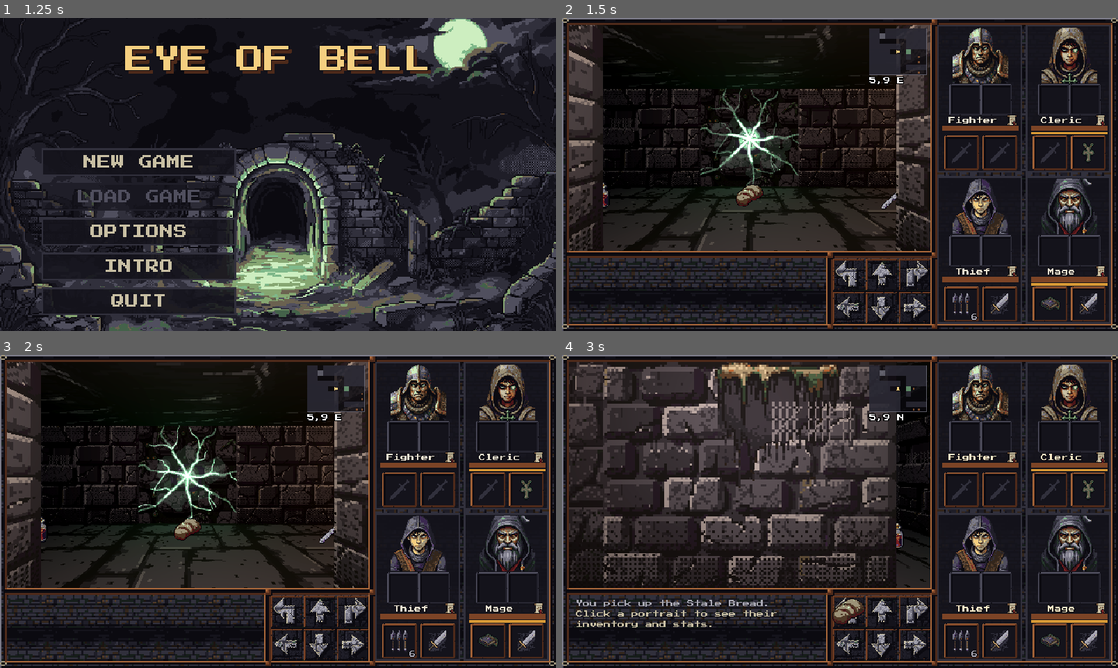
Above: before the commit, frames 1-4 (two rows, left to right).
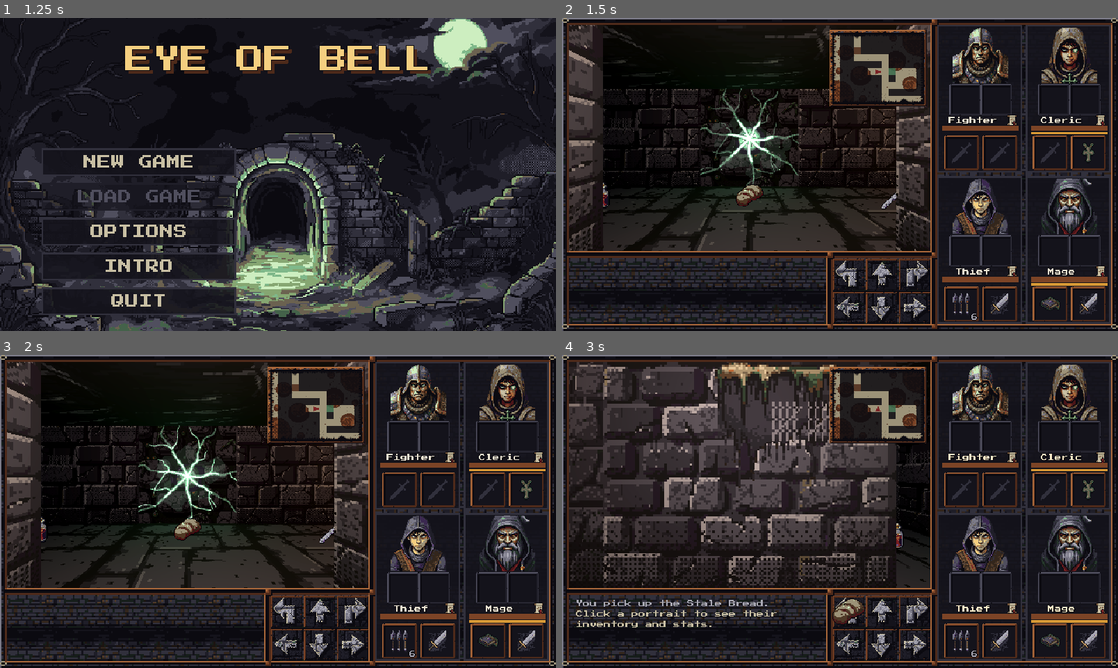
Above: after the commit, the same moments.

Repository: XrNrX/eye-of-bell
Game: Godot game, scene res://scenes/main_menu.tscn
The game is run twice, just before and just after one commit, with the same random seed, the same clock (stepped at 60 frames per second) and the same inputs. Sound files missing from this copy of the repository are replaced by a short silence.
Inputs (mouse positions are in pixels of both pictures, inside the frame that each line leads up to):
- Up to frame 1 (1.25 s): tap Enter at 0.5 s; move the mouse to (400, 158) at 0.52 s; hold Right (ui_right) from 0.53 s (still down); tap Tab at 0.6 s; click (400, 158) at 0.67 s
- Up to frame 2 (1.5 s): release Right (ui_right) at 1.25 s; click "NEW GAME" at 1.25 s
- Up to frame 3 (2 s): no input
- Up to frame 4 (3 s): drag from (751, 473) to (812, 574) at 2.02 s; click (851, 611) at 2.77 s

Frame 1 is identical in both runs. In frame 2, 2.8% of the frame differs, in the area x 48-66%, y 3-29%; in frame 3, 2.8%; in frame 4, 3.0%.

Commit message:
Map panel: stained torn parchment in a rusted iron frame (PixelLab), ink-style cells, no monsters on the map, coordinates hidden behind Shift+Tab
Co-Authored-By: Claude Sonnet 5.5 <noreply@anthropic.com>

Diff:
--- a/scenes/debug_overlay.tscn
+++ b/scenes/debug_overlay.tscn
@@ -8,10 +8,10 @@
 script = ExtResource("1_overlay")
 
 [node name="Box" type="VBoxContainer" parent="."]
-offset_left = 354.0
-offset_top = 12.0
+offset_left = 308.0
+offset_top = 14.0
 offset_right = 420.0
-offset_bottom = 78.0
+offset_bottom = 102.0
 mouse_filter = 2
 theme_override_constants/separation = 2
 
--- a/scripts/debug_overlay.gd
+++ b/scripts/debug_overlay.gd
@@ -14,14 +14,18 @@
 
 
 func _ready() -> void:
-	visible = true  # On by default (Tab hides and shows it).
+	visible = true  # The map is on by default (Tab hides and shows it).
+	label.visible = false  # The coordinates are debug only: Shift+Tab.
 	minimap.player = player
 
 
 func _unhandled_input(event: InputEvent) -> void:
 	if event is InputEventKey and event.pressed and not event.echo \
 			and event.physical_keycode == KEY_TAB:
-		visible = not visible
+		if event.shift_pressed:
+			label.visible = not label.visible  # Coordinates and facing, for debugging.
+		else:
+			visible = not visible
 
 
 func _process(_delta: float) -> void:
--- a/scripts/minimap.gd
+++ b/scripts/minimap.gd
@@ -1,14 +1,20 @@
 extends Control
-## A small, slightly see-through map of the cells around the player, with the player always in the
-## middle (north is up) and a triangle for the way they face. Drawn by debug_overlay.gd on Tab.
-## Everything is palette colours; the cell size is even so it lines up with the 2x pixel grid.
+## The in-world map: the cells around the player, with the player always in the middle (north is up) and a
+## triangle for the way they face, inked on a torn parchment inside a small rusted iron frame
+## (art/ui/map_parchment.png and map_frame.png from tools/art/gen_map_art.py, native pixels).
+## STAGE 1 (frame and parchment only): the cells are still the plain ones, drawn as ink; fog of war, the icons
+## and the full-screen map come next. Drawn by debug_overlay.gd on Tab. Everything is palette colours.
 
 const DungeonMap := preload("res://scripts/dungeon_map.gd")
 
-const CELL_PX := 6                 # One map cell, in 640x360 pixels.
-const COLS := 11                   # How many cells wide and tall the window shows (odd: the player is in the middle).
-const ROWS := 9
-const ALPHA := 0.72                # Translucency of everything in the map.
+const PARCHMENT := preload("res://art/ui/map_parchment.png")
+const FRAME := preload("res://art/ui/map_frame.png")
+const BORDER := 4                  # Thickness of the iron frame, in pixels.
+
+const CELL_PX := 8                 # One map cell, in 640x360 pixels.
+const COLS := 13                   # How many cells wide and tall the window shows (odd: the player is in the middle).
+const ROWS := 10
+const ALPHA := 0.85                # Ink is slightly thinned so the paper shows through.
 
 const INK := Color("0b0a10")
 const STONE_700 := Color("31303c")
@@ -17,14 +23,17 @@
 const RUST_300 := Color("a8673a")
 const RUST_500 := Color("7c4426")
 const TORCH_500 := Color("d99a36")
-const CURSE_500 := Color("7fb88a")  # Palette curse_500: a corrupted wall.
+const CURSE_700 := Color("3a6b4c")  # Palette curse_700: a corrupted wall.
+const RUST_700 := Color("4e2a1a")
+const BLOOD_500 := Color("7a2224")
 const TORCH_300 := Color("f5cf80")
 
 var player: Node3D  # Assigned by debug_overlay.gd.
 
 
 func _ready() -> void:
-	custom_minimum_size = Vector2(COLS, ROWS) * CELL_PX
+	custom_minimum_size = FRAME.get_size()
+	texture_filter = CanvasItem.TEXTURE_FILTER_NEAREST
 	clip_contents = true
 
 
@@ -33,10 +42,13 @@
 
 
 func _draw() -> void:
-	draw_rect(Rect2(Vector2.ZERO, size), _a(INK))
+	draw_rect(Rect2(Vector2.ZERO, size), INK)  # Behind the torn edges of the paper.
+	draw_texture(PARCHMENT, Vector2(BORDER, BORDER))
 	if player == null:
+		draw_texture(FRAME, Vector2.ZERO)
 		return
 	var origin: Vector2i = player.cell - Vector2i(COLS / 2, ROWS / 2)  # Map cell drawn in the top-left corner.
+	draw_set_transform(Vector2(BORDER, BORDER))
 	for row in ROWS:
 		for col in COLS:
 			var c := origin + Vector2i(col, row)
@@ -46,10 +58,7 @@
 			if color.a > 0.0:
 				draw_rect(Rect2(Vector2(col, row) * CELL_PX, Vector2.ONE * CELL_PX), color)
 
-	for monster_cell in DungeonMap.occupied:  # Monsters as small squares.
-		var at: Vector2 = Vector2(monster_cell - origin) * CELL_PX
-		if at.x >= 0 and at.y >= 0 and at.x < size.x and at.y < size.y:
-			draw_rect(Rect2(at + Vector2.ONE * 2, Vector2.ONE * (CELL_PX - 4)), _a(RUST_300))
+	# (Monsters are not drawn: the map is the party's own sketch, and shows nothing it has not met.)
 
 	# The player: a triangle pointing the way they face (map-up = north = -Z), in the middle.
 	var centre := (Vector2(COLS / 2, ROWS / 2) + Vector2(0.5, 0.5)) * CELL_PX
@@ -60,25 +69,26 @@
 		centre + forward * r,
 		centre - forward * r * 0.7 + side * r * 0.7,
 		centre - forward * r * 0.7 - side * r * 0.7,
-	]), TORCH_300)
-	draw_rect(Rect2(Vector2.ZERO, size), _a(STONE_300), false, 1.0)  # A thin frame.
+	]), BLOOD_500)
+	draw_set_transform(Vector2.ZERO)
+	draw_texture(FRAME, Vector2.ZERO)
 
 
 ## Floor is left to the dark background (alpha 0 = nothing drawn).
 func _cell_color(c: Vector2i) -> Color:
 	if DungeonMap.is_destructible(c):
-		return _a(STONE_300)  # The crack shows on the map too.
+		return _a(RUST_700)  # The crack shows on the map too.
 	if DungeonMap.is_corrupted(c):
-		return _a(CURSE_500)  # So does the green rot.
+		return _a(CURSE_700)  # So does the green rot.
 	if DungeonMap.is_wall(c):
-		return _a(STONE_700)
+		return _a(INK)  # Walls are inked in.
 	if DungeonMap.is_stairs(c):
-		return _a(TORCH_500)
+		return _a(RUST_500)
 	if DungeonMap.is_portcullis(c) and not DungeonMap.open_doors.has(c):
-		return _a(STONE_300)  # A grate: lighter than a wooden door.
+		return _a(RUST_700)  # A grate: lighter than a wooden door.
 	if DungeonMap.is_door(c):
 		if DungeonMap.is_locked(c):
+			return _a(INK)
+		if not DungeonMap.open_doors.has(c):
 			return _a(RUST_500)
-		if not DungeonMap.open_doors.has(c):
-			return _a(WOOD_500)
 	return Color(0, 0, 0, 0)
Binary file added: art/ui/map_frame.png
Not shown, added: art/ui/map_frame.png.import
Binary file added: art/ui/map_parchment.png
Not shown, added: art/ui/map_parchment.png.import
Binary file added: tools/art/pieces/map/iron_raw.png
Binary file added: tools/art/pieces/map/parchment_raw.png
Binary file added: tools/art/pieces/map/try_a.png
Binary file added: tools/art/pieces/map/try_b.png
Binary file added: tools/art/pieces/map/try_c.png
Binary file added: tools/art/pieces/map/try_d.png
Binary file added: tools/art/pieces/map/try_e.png
Not shown, changed: docs/asset_log.md
